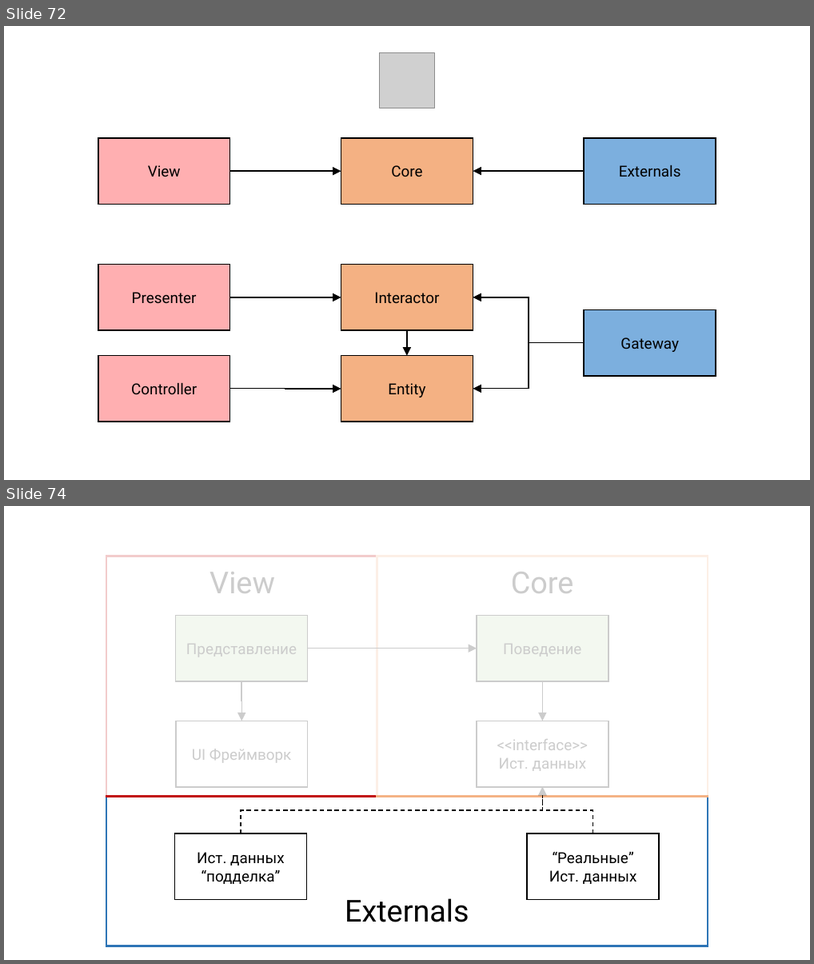
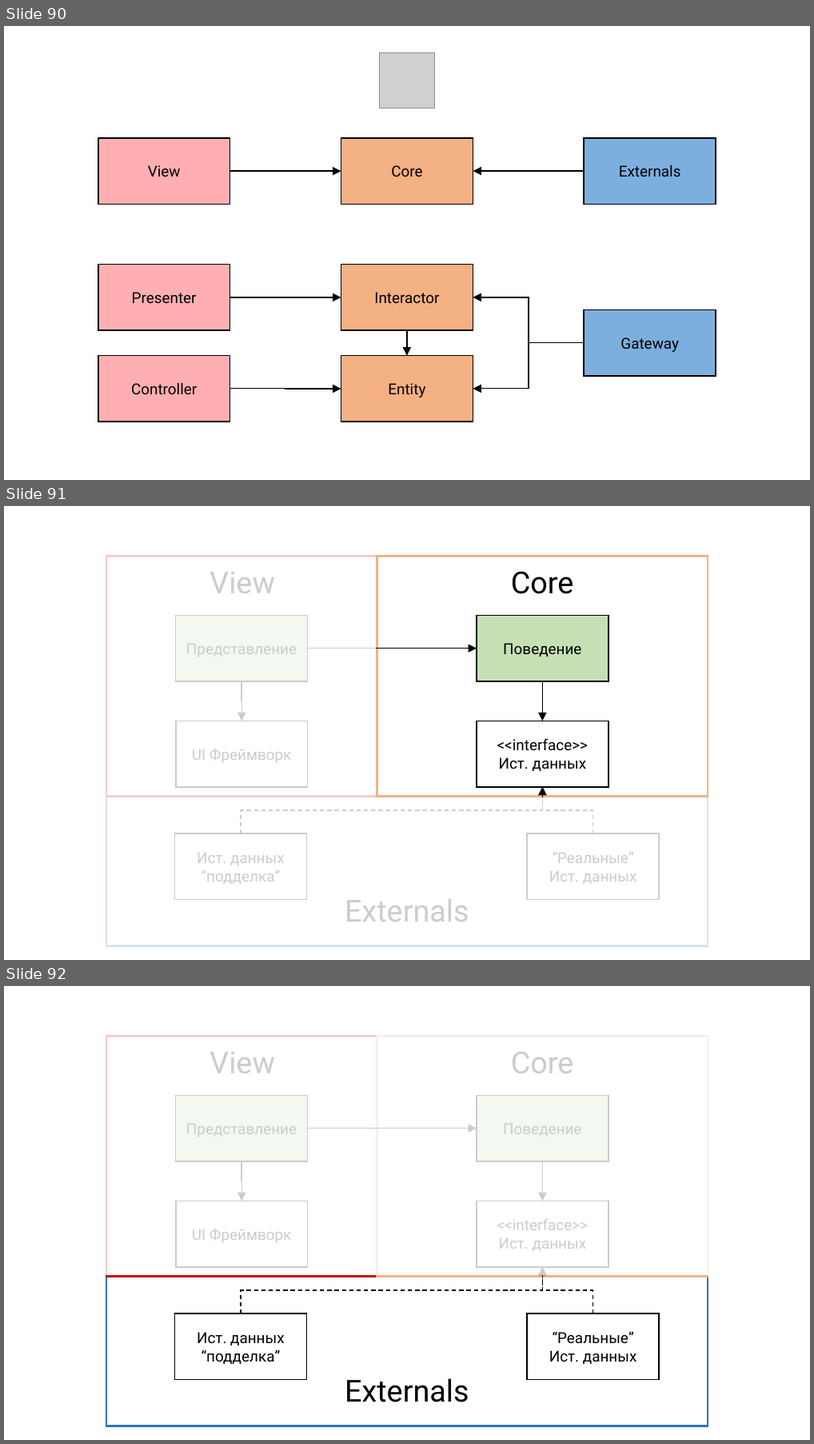
Before and after one commit to rkhaimov/brain-gym, a slide deck: Презентация.pptx. Shown one above the other, each under a label of ours: slides 72 and 74 before the commit, slides 90, 91 and 92 after it; the slides between them are not shown. The pictures are 814x964 and 814x1444 pixels, drawn with LibreOffice and Linux fonts; fonts in the diff are those of the drawing; grey boxes stand for pictures. Boxes give left, top, right and bottom in pixels: in the first picture for what was removed or moved away, otherwise in the second. Text is boxed around its words. In the diff, an @@ line names an element or a change of style, - is before the commit and + after.

Commit message:
Final

```diff
--- a/Презентация.pptx
+++ b/Презентация.pptx
@@ slide 91 added at <box>4,506,810,960</box>, background #FFFFFF @@
@@ rectangle added at <box>105,549,376,952</box>, fill #FFFFFF at 80% opacity @@
@@ rectangle added at <box>106,556,378,796</box>, outline #C00000 2.25 pt @@
@@ text added at <box>210,572,275,593</box>, 36 pt, text #000000 @@
+View
@@ rectangle added at <box>176,615,308,681</box>, fill #C5E0B4, outline #000000 1.5 pt, 18 pt, text #000000 @@
+Представление
@@ elbow arrow added from (308, 648) to (477, 648), #000000 1.25 pt @@
@@ elbow arrow added from (242, 681) to (242, 720), #000000 1.25 pt @@
@@ rectangle added at <box>176,720,308,787</box>, fill #FFFFFF, outline #000000 1.5 pt, 18 pt, text #000000 @@
+UI Фреймворк
@@ group added at <box>378,556,708,796</box>: 3 rectangles, 1 text, 1 elbow arrow @@
+Core
+Поведение
+<<interface>>
+Ист. данных
@@ elbow arrow added from (241, 833) to (543, 787), #000000 1.25 pt dashed @@
@@ elbow arrow added from (594, 833) to (543, 787), #000000 1.25 pt dashed @@
@@ rectangle added at <box>106,796,708,946</box>, outline #2E75B6 2.25 pt @@
@@ rectangle added at <box>376,797,720,960</box>, fill #FFFFFF at 80% opacity @@
@@ rectangle added at <box>174,833,306,900</box>, fill #FFFFFF, outline #000000 1.5 pt, 18 pt, text #000000 @@
+Ист. данных “подделка”
@@ rectangle added at <box>527,833,659,900</box>, fill #FFFFFF, outline #000000 1.5 pt, 18 pt, text #000000 @@
+“Реальные”
+Ист. данных
@@ text added at <box>345,899,469,921</box>, 36 pt, text #000000 @@
+Externals
@@ what was slide 72 is now slide 90 @@
@@ what was slide 74 is now slide 92 @@
```
Also in this commit, not shown: 21 other slides added, 1 slide removed.
